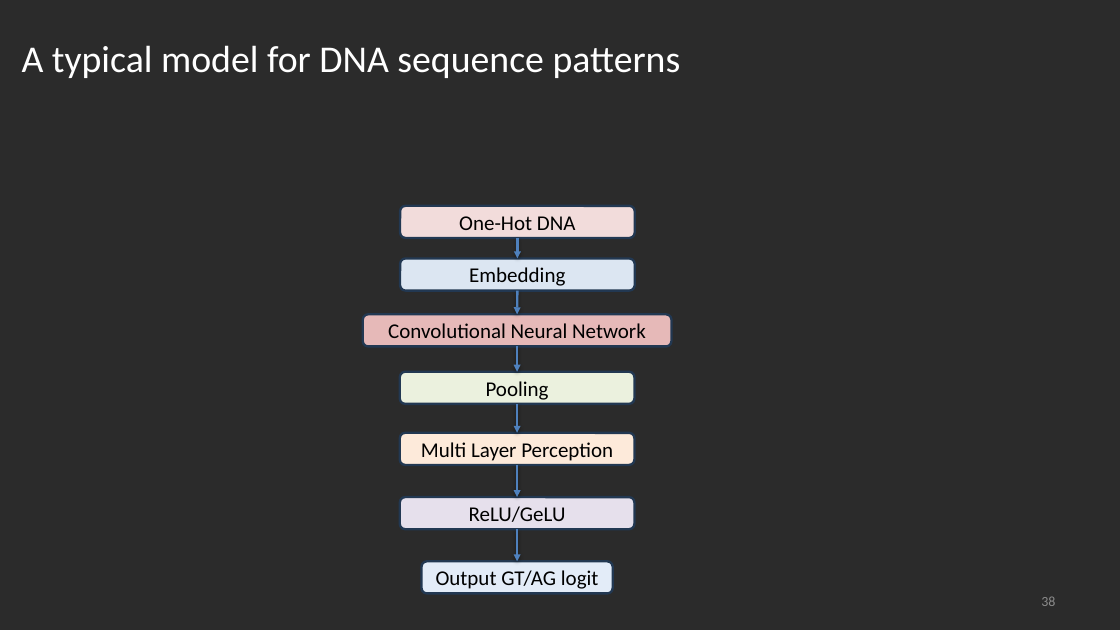
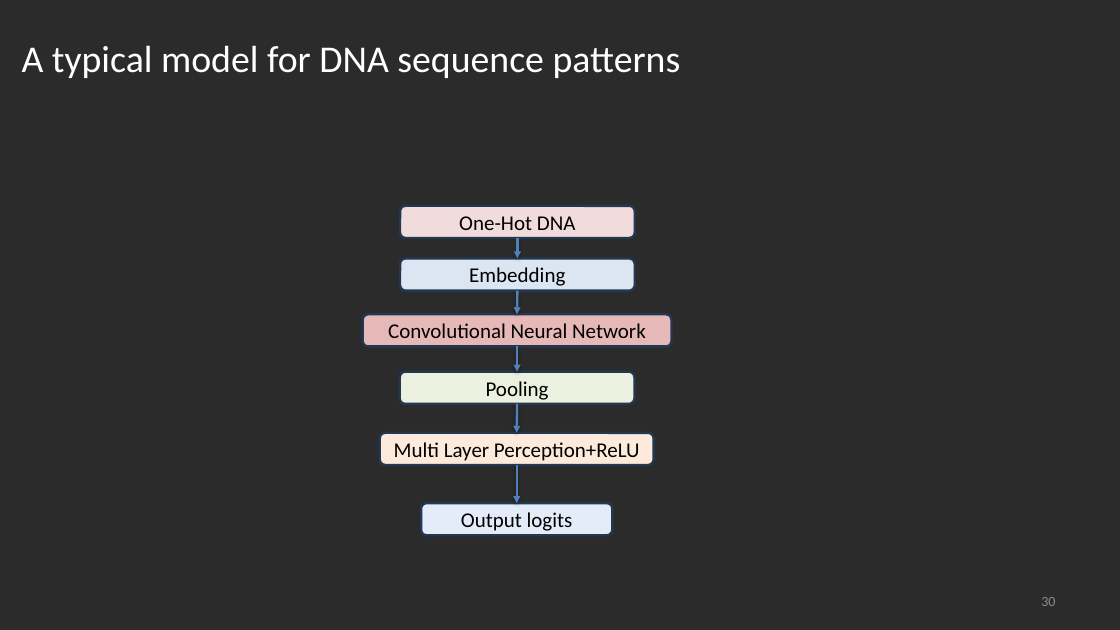
Before and after one commit to alekseyzimin/BME-Algorithms-for-Analysis-of-Genomic-Data, a slide deck: slide 30 of Lectures/Week 12 -- Viterbi Deep Learning.pptx (slide 38 before the commit). Drawn at 1120x630 pixels with LibreOffice and Linux fonts; fonts in the diff are those of the drawing; background and template pictures are left out; a plain dark background stands for a picture behind light text. Boxes give left, top, right and bottom in pixels: in the first picture for what was removed or moved away, otherwise in the second. Text is boxed around its words. In the diff, an @@ line names an element or a change of style, - is before the commit and + after.

```diff
--- a/Lectures/Week 12 -- Viterbi Deep Learning.pptx
+++ b/Lectures/Week 12 -- Viterbi Deep Learning.pptx
@@ rounded rectangle "Multi Layer Perception+ReLU" resized from (x1=400, y1=433, x2=634, y2=465) to (x1=380, y1=433, x2=654, y2=465) @@
@@ text in rounded rectangle at (x1=394, y1=442, x2=640, y2=461): text changed @@
-Multi Layer Perception
+Multi Layer Perception+ReLU
@@ arrow moved from (518, 529) - (518, 561) to (517, 465) - (517, 503) @@
@@ arrow removed from (518, 465) to (518, 497) @@
@@ rounded rectangle removed at (x1=400, y1=497, x2=634, y2=529) @@
-ReLU/GeLU
@@ rounded rectangle "Output logits" moved from (x1=422, y1=561, x2=613, y2=593) to (x1=421, y1=503, x2=613, y2=535) @@
@@ text in rounded rectangle at (x1=461, y1=512, x2=573, y2=531): text changed @@
-Output GT/AG logit
+Output logits
@@ page number at (x1=1041, y1=597, x2=1055, y2=606): text changed @@
-38
+30
```
Also in this commit, not shown: 21 other slides changed, 3 slides added, 11 slides removed.
